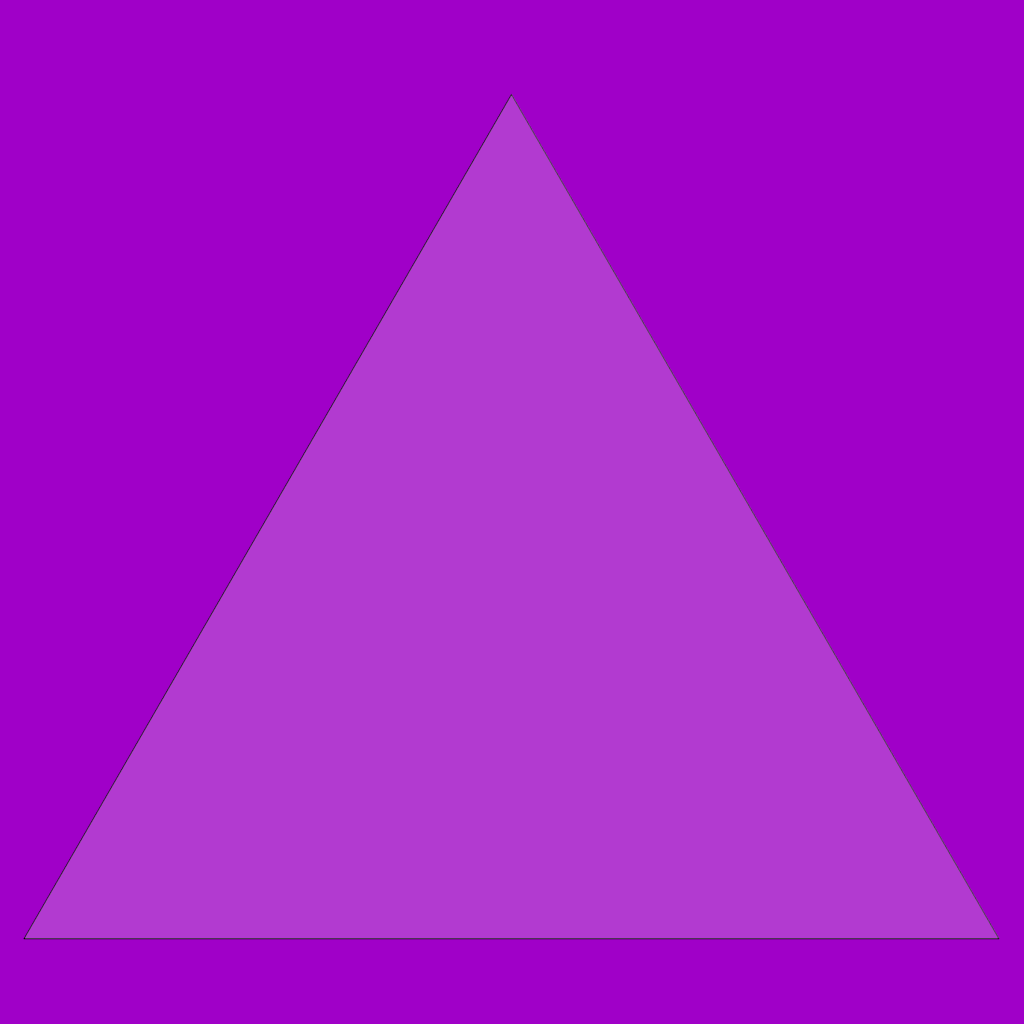
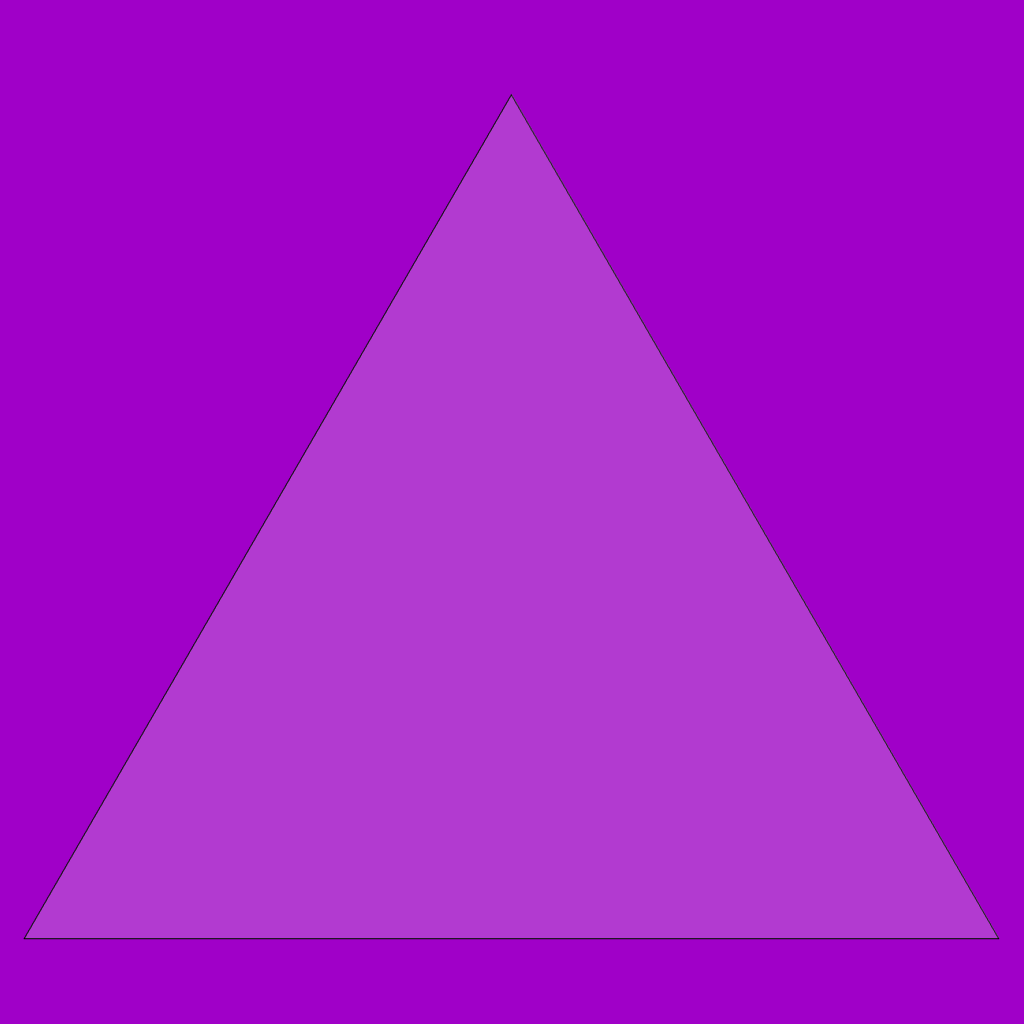
Two versions of the same layered image (1024 x 1024). Layer-by-layer changes:
painted on "tetrahedron.png" over [24, 94, 999, 939]
